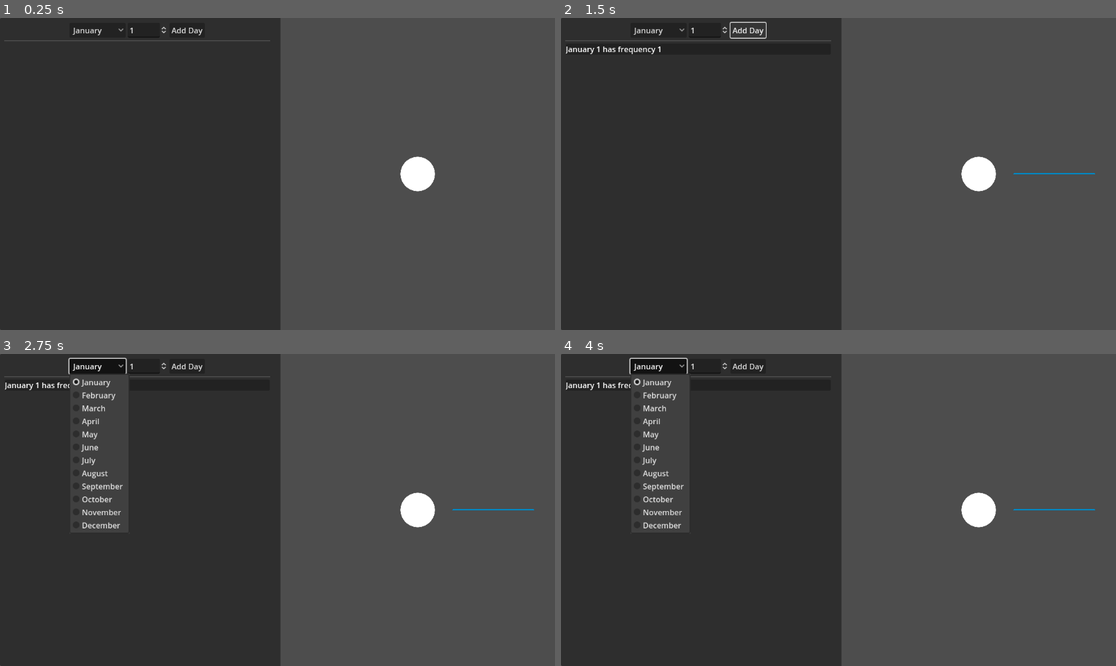
Above: before the commit, frames 1-4 (two rows, left to right).
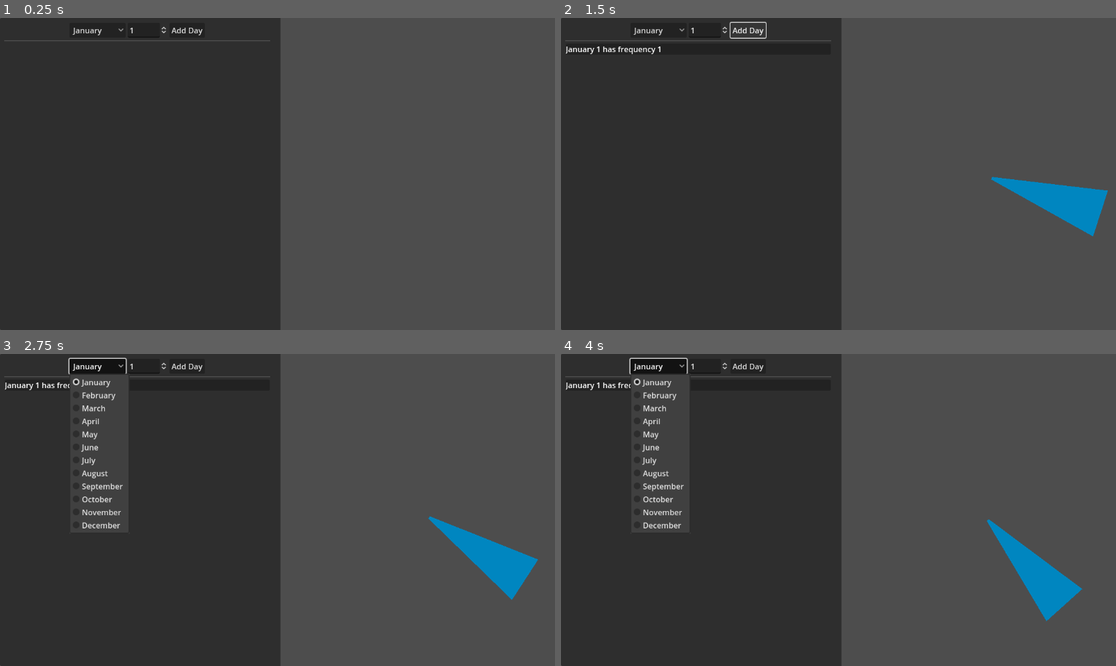
Above: after the commit, the same moments.

Repository: thecyberwraith/birthday-paradox
Game: Godot game, scene res://ui/main.tscn
The game is run twice, just before and just after one commit, with the same random seed, the same clock (stepped at 60 frames per second) and the same inputs.
Inputs:
- Up to frame 1 (0.25 s): no input
- Up to frame 2 (1.5 s): click "January" at 0.5 s; click "Add Day" at 1.25 s
- Up to frame 3 (2.75 s): click "January" at 2 s
- Up to frame 4 (4 s): click "Add Day" at 2.75 s; click "January" at 3.5 s

The runs differ from the first frame. In frame 1, 0.5% of the frame differs, in the area x 72-79%, y 44-56%; in frame 2, 2.3%; in frame 3, 2.3%; in frame 4, 2.3%, in the area x 72-97%, y 44-86%.

Commit message:
Switched out cylinders for sectors for Day Rays.
In addition, the radius calculation was replaced with a provided diameter, and the
entire node is rescaled by an appropriate factor to retain visibility and simplify code.

Also, a pleasing rotation was applied to the display.

Diff:
--- a/ui/fancy_date_2d_day_ray.gd
+++ b/ui/fancy_date_2d_day_ray.gd
@@ -3,48 +3,39 @@
 
 class_name FancyDateDayRay
 
-## The number of vertices per hemisphere.
-@export_range(2,100,1,"or_greater") var segments: int = 10 :
+## The angle spread for the ray.
+@export_range(0.0001, PI) var angle: float = PI/16
+
+@export_range(0,512,1,"or_greater") var inner_radius: float = 40 :
 	set(value):
-		segments = value
+		#if value > outer_radius:
+		#	value = outer_radius
+		inner_radius = value
 		_reset_vertices()
 
-## Sets the overall length of the ray. Must be larger than the thickness.
-@export_range(0,512,1,"or_greater") var length: int = 40 :
+@export_range(0,512,1,"or_greater") var outer_radius: float = 100 :
 	set(value):
-		if value < thick:
-			length = thick
-		length = value
+		#if value < inner_radius:
+		#	value = inner_radius
+		outer_radius = value
 		_reset_vertices()
 
-## Sets the thickness of the ray. Must be smaller than the length.
-@export_range(0,512,1,"or_greater") var thick: int = 5 :
-	set(value):
-		if value > length:
-			value = length
-		thick = value
-		_reset_vertices()
-
-func _init(p_segs=5, p_thick=5, p_length=10):
-	segments = p_segs
-	thick = p_thick
-	length = p_length
+func _init(p_angle: float =5, p_inner_radius: float =5, p_outer_radius: float=10):
+	angle = p_angle
+	inner_radius = p_inner_radius
+	outer_radius = p_outer_radius
+	_reset_vertices()
 
 func _reset_vertices():
-	var vertices: Array[Vector2] = []
-	var radius = thick / 2.0
-	var base_offset = Vector2.RIGHT * radius
+	var ray: Vector2 = Vector2.from_angle(angle / 2)
+	var flip: Vector2 = ray.reflect(Vector2.RIGHT)
 
-	for i in segments:
-		var angle: float = i*PI/(segments-1) + (PI/2)
-		vertices.append(base_offset + Vector2.from_angle(angle)*radius)
-
-	base_offset += Vector2.RIGHT * (length - thick)
-	for i in segments:
-		var angle: float = i*PI/(segments-1) + (3*PI/2)
-		vertices.append(base_offset + Vector2.from_angle(angle)*radius)
-
-	polygon = vertices
+	polygon = [
+		ray * inner_radius,
+		ray * outer_radius,
+		flip * outer_radius,
+		flip * inner_radius
+	]
 
 func _ready():
 	_reset_vertices()
--- a/ui/fancy_date_2d_scene.gd
+++ b/ui/fancy_date_2d_scene.gd
@@ -2,47 +2,67 @@
 
 class_name FancyDate2DScene
 
-var radius: int:
-	set(value):
-		radius = value
-		_on_radius_changed()
+const MAX_LENGTH_FACTOR = 0.9
+const MIN_LENGTH_FACTOR = 0.05
 
-var ray_length: float:
-	get:
-		return 0.6 * radius
+const RESOLUTION = 1080
+const RAY_LENGTH_MAX = RESOLUTION * MAX_LENGTH_FACTOR / 2.0
+const RAY_LENGTH_MIN = RESOLUTION * MIN_LENGTH_FACTOR / 2.0
 
-@onready var center: Sprite2D = $CenterCircle
+const RPM = 2.0
+
 @onready var days: Node2D = $Days
 
 @export var day_gradient: Gradient
 
-func _on_radius_changed() -> void:
-	var center_diameter = 0.25 * radius
-	var factor = center_diameter / center.texture.get_width()
-	center.scale.x = factor
-	center.scale.y = factor
+func _process(delta):
+	rotate(delta * RPM / 60 * 2*PI)
 
+func on_diameter_change(diameter: int) -> void:
+	scale = Vector2(1,1) * (diameter * 1.0 / RESOLUTION)
 
 ## Takes an iterable of days and produces a ray for each.
-func populate_day_rays(new_days, counts):
+func populate_day_rays(new_days: Array[Day], counts):
 	for child in days.get_children():
 		child.queue_free()
 
 	if new_days.size() == 0:
 		return
 
-	var max_days = counts[new_days[0]._to_string()]
+	var min_diff: int = _get_min_difference_between_days(new_days)
+	var ANGLE: float = min(PI/8, 2*PI*(min_diff*1.0/CALENDAR.DAYS_IN_YEAR))
+
+	var max_frequency = counts[new_days[0]._to_string()]
 
 	for day in new_days:
-		var length: int = int(1.0 * counts[day._to_string()] / max_days * ray_length)
-		var ray: FancyDateDayRay = FancyDateDayRay.new(3, 3, length)
+		var length = 1.0 * counts[day._to_string()] / max_frequency * RAY_LENGTH_MAX
+		var ray: FancyDateDayRay = FancyDateDayRay.new(ANGLE, RAY_LENGTH_MIN, length)
 		ray.color = day_gradient.sample(CALENDAR.day_to_float(day))
-		ray.antialiased = true
 		var angle = 2*PI*CALENDAR.day_to_float(day)
 		ray.rotate(angle)
-		ray.translate(Vector2.from_angle(angle) * radius * 0.25)
+		ray.translate(Vector2.from_angle(angle) * RAY_LENGTH_MIN)
 
 		days.add_child(ray)
 
-func _ready() -> void:
-	_on_radius_changed()
+## Get the smallest number of days between any two unique days in the list
+func _get_min_difference_between_days(new_days: Array[Day]) -> int:
+	var day_set = Dictionary()
+	for day: Day in new_days:
+		day_set[day] = null
+
+	var day_ords = []
+	for day: Day in day_set.keys():
+		day_ords.push_back(CALENDAR.day_to_ordinal(day))
+
+	day_ords.sort()
+
+	var min_diff: int = CALENDAR.DAYS_IN_YEAR
+	for i in day_ords.size():
+		var diff: int = wrapi(day_ords[wrapi(i+1,0,day_ords.size())] - day_ords[i],0,CALENDAR.DAYS_IN_YEAR)
+		if diff < min_diff:
+			min_diff = diff
+
+	if day_set.size() == 1:
+		min_diff = CALENDAR.DAYS_IN_YEAR
+
+	return min_diff
--- a/ui/fancy_date_2d_scene.tscn
+++ b/ui/fancy_date_2d_scene.tscn
@@ -1,7 +1,6 @@
-[gd_scene load_steps=4 format=3 uid="uid://dto5552utxr65"]
+[gd_scene load_steps=3 format=3 uid="uid://dto5552utxr65"]
 
 [ext_resource type="Script" path="res://ui/fancy_date_2d_scene.gd" id="1_0wbq4"]
-[ext_resource type="Texture2D" uid="uid://deqxqmd3k36x8" path="res://images/circle.png" id="1_qanfj"]
 
 [sub_resource type="Gradient" id="Gradient_ecusg"]
 offsets = PackedFloat32Array(0, 0.247126, 0.517241, 0.770115, 1)
@@ -14,6 +13,3 @@
 [node name="Camera2D" type="Camera2D" parent="."]
 
 [node name="Days" type="Node2D" parent="."]
-
-[node name="CenterCircle" type="Sprite2D" parent="."]
-texture = ExtResource("1_qanfj")
--- a/ui/fancy_date_display.gd
+++ b/ui/fancy_date_display.gd
@@ -5,12 +5,12 @@
 @onready var dateScene: FancyDate2DScene = $SubViewport/FancyDate2DScene
 
 func _ready() -> void:
-	var set_radius: Callable = func ():
-		dateScene.radius = min(size.x, size.y) / 2.0
+	var set_diameter: Callable = func ():
+		dateScene.on_diameter_change(min(size.x, size.y))
 
-	set_radius.call()
+	set_diameter.call()
 
-	connect("resized", set_radius)
+	connect("resized", set_diameter)
 
 func populate_days(days, counts) -> void:
 	dateScene.populate_day_rays(days, counts)
